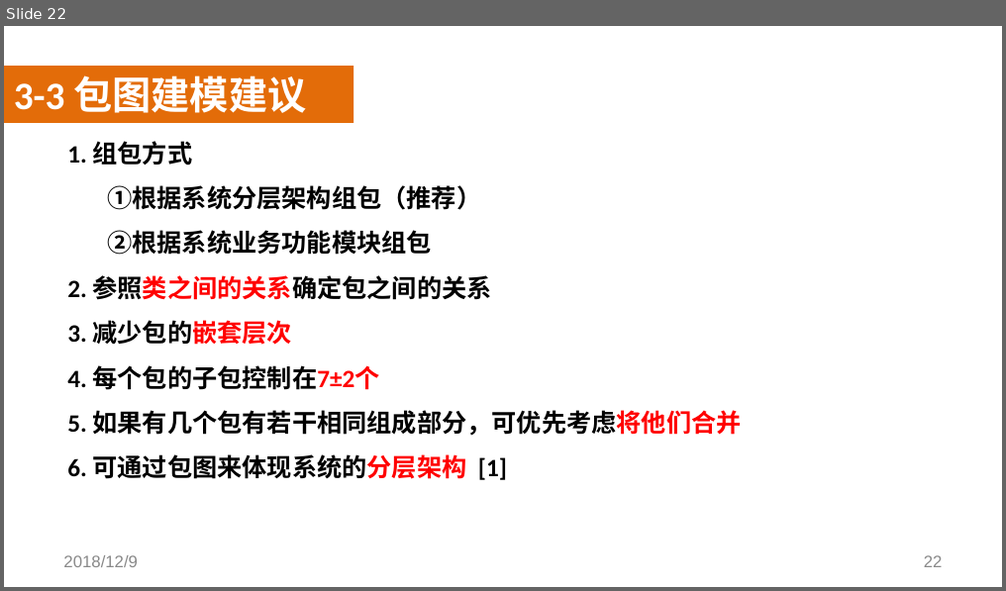
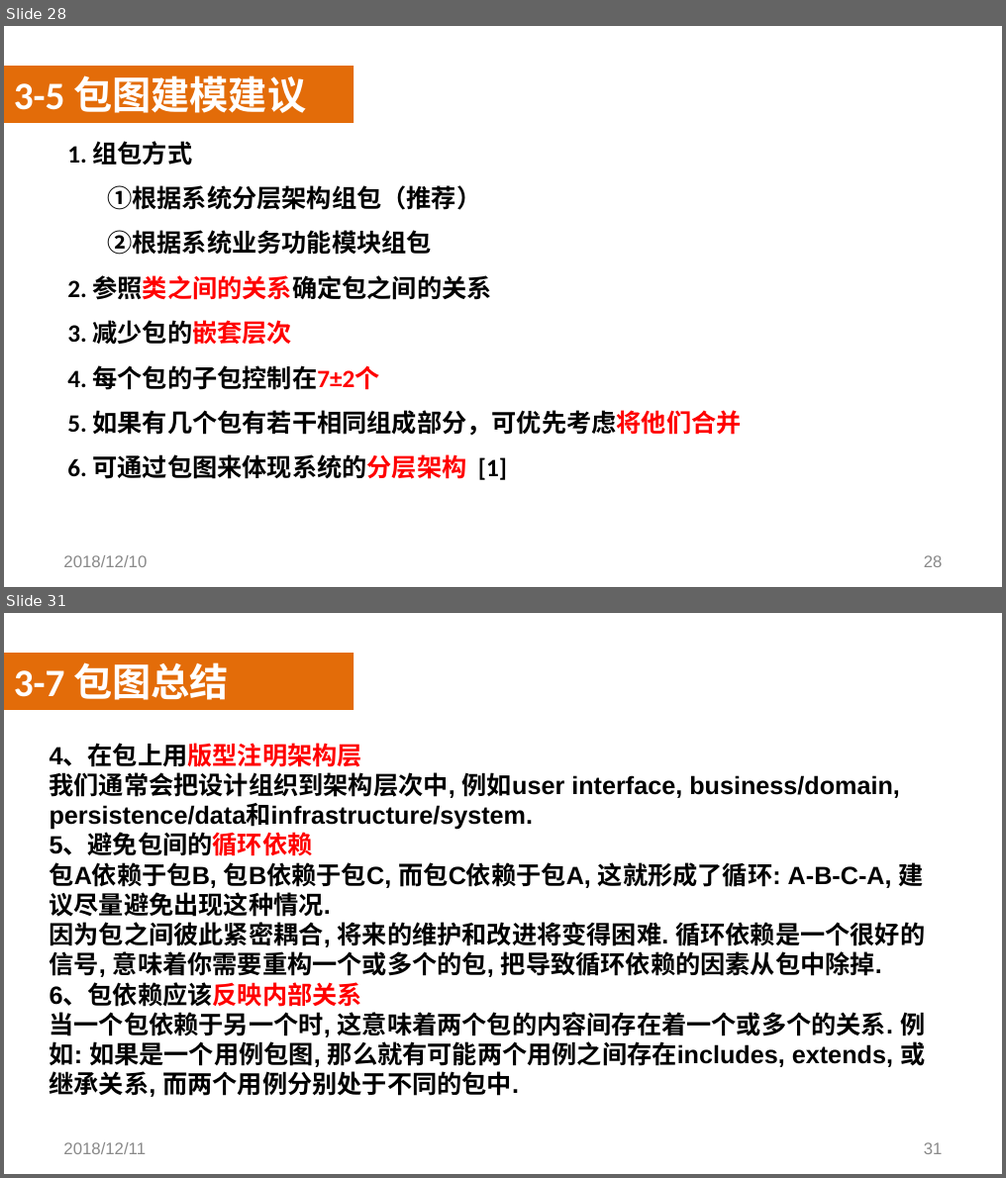
Before and after one commit to SoftwareRequirtmentsG02/Document, a slide deck: 案例教学系统/受控文档/分析设计/PPT/UML/PRD2018-G02-UML基础III.pptx. Shown one above the other, each under a label of ours: slide 22 before the commit, slides 28 and 31 after it; the slides between them are not shown. The pictures are 1006x591 and 1006x1178 pixels, drawn with LibreOffice and Linux fonts; fonts in the diff are those of the drawing; background and template pictures are left out. Boxes give left, top, right and bottom in pixels: in the first picture for what was removed or moved away, otherwise in the second. Text is boxed around its words. In the diff, an @@ line names an element or a change of style, - is before the commit and + after.

```diff
--- a/案例教学系统/受控文档/分析设计/PPT/UML/PRD2018-G02-UML基础III.pptx
+++ b/案例教学系统/受控文档/分析设计/PPT/UML/PRD2018-G02-UML基础III.pptx
@@ slide 31 added at (x1=4, y1=613, x2=1002, y2=1174), background picture (left out) @@
@@ rectangle added at (x1=4, y1=653, x2=353, y2=710), fill #E36C09 @@
@@ text added at (x1=14, y1=663, x2=229, y2=700), 28 pt, text #FFFFFF, bold @@
+3-7 包图总结
@@ rectangle added at (x1=4, y1=682, x2=1002, y2=1130), fill #FFFFFF at 50% opacity @@
@@ text added at (x1=50, y1=744, x2=925, y2=1097), 18 pt, text #000000, bold @@
+4、在包上用版型注明架构层
+我们通常会把设计组织到架构层次中, 例如user interface, business/domain, persistence/data和infrastructure/system.
+5、避免包间的循环依赖
+包A依赖于包B, 包B依赖于包C, 而包C依赖于包A, 这就形成了循环: A-B-C-A, 建议尽量避免出现这种情况.
+因为包之间彼此紧密耦合, 将来的维护和改进将变得困难. 循环依赖是一个很好的信号, 意味着你需要重构一个或多个的包, 把导致循环依赖的因素从包中除掉.
+6、包依赖应该反映内部关系
+当一个包依赖于另一个时, 这意味着两个包的内容间存在着一个或多个的关系. 例如: 如果是一个用例包图, 那么就有可能两个用例之间存在includes, extends, 或继承关系, 而两个用例分别处于不同的包中.
@@ text added at (x1=63, y1=1143, x2=146, y2=1155), 12 pt, text #898989 @@
+2018/12/11
@@ page number added at (x1=924, y1=1143, x2=943, y2=1155), 12 pt, text #898989 @@
+31
@@ what was slide 22 is now slide 28 @@
@@ slide 28 changed as well @@
@@ text at (x1=14, y1=76, x2=306, y2=113): text changed @@
-3-3 包图建模建议
+3-5 包图建模建议
@@ text at (x1=63, y1=556, x2=147, y2=568): text changed @@
-2018/12/9
+2018/12/10
@@ page number at (x1=924, y1=556, x2=943, y2=568): text changed @@
-22
+28
```
Also in this commit, not shown: 26 other slides changed, 9 other slides added.
